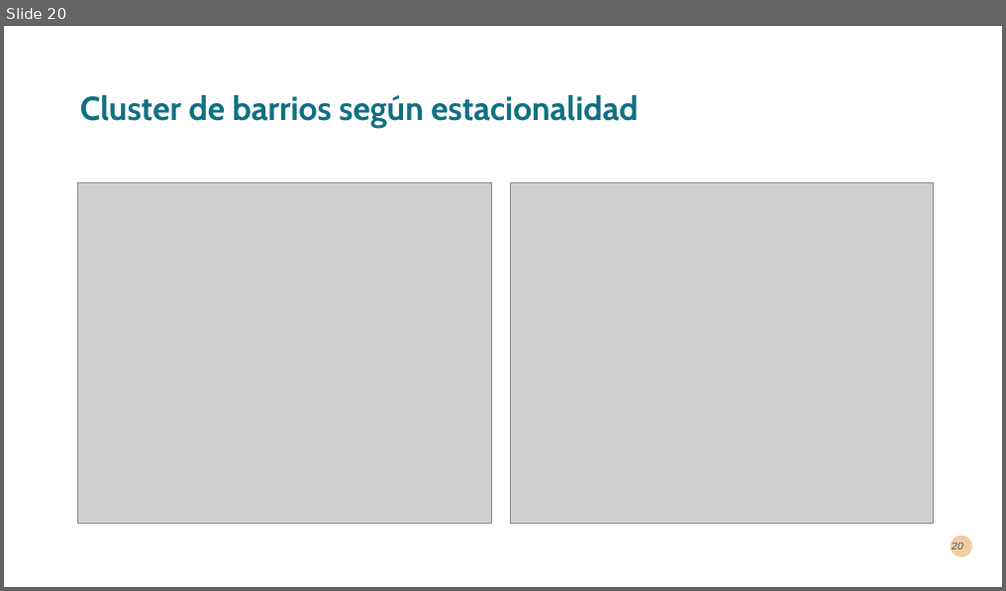
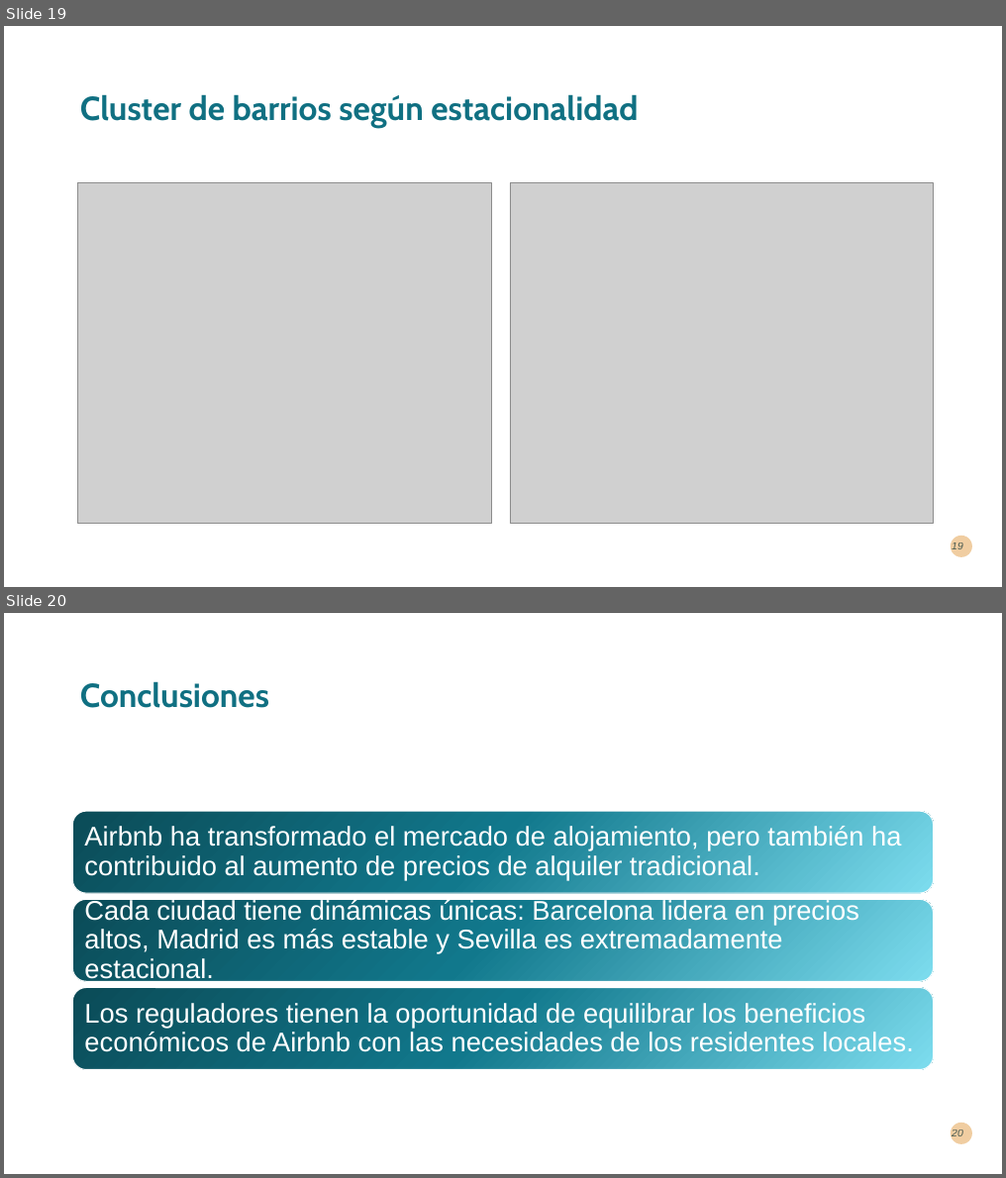
Before and after one commit to AlbrtttoTorres/EDA_Airbnb_Barcelona_Madrid_Sevilla, a slide deck: Presentación.pptx. Shown one above the other, each under a label of ours: slide 20 before the commit, slides 19 and 20 after it. The pictures are 1006x591 and 1006x1178 pixels, drawn with LibreOffice and Linux fonts; fonts in the diff are those of the drawing; grey boxes stand for pictures. Boxes give left, top, right and bottom in pixels: in the first picture for what was removed or moved away, otherwise in the second. Text is boxed around its words. In the diff, an @@ line names an element or a change of style, - is before the commit and + after.

```diff
--- a/Presentación.pptx
+++ b/Presentación.pptx
@@ slide 20 added at [4, 613, 1002, 1174], background #FFFFFF; not listed: 1 template element that a slide beside it also shows @@
@@ title added at [80, 681, 269, 708], 32 pt, text #107082, bold @@
+Conclusiones
@@ group added at [73, 811, 934, 1070]: 3 rounded rectangles, 3 texts @@
+Airbnb ha transformado el mercado de alojamiento, pero también ha contribuido al aumento de precios de alquiler tradicional.
+Cada ciudad tiene dinámicas únicas: Barcelona lidera en precios altos, Madrid es más estable y Sevilla es extremadamente estacional.
+Los reguladores tienen la oportunidad de equilibrar los beneficios económicos de Airbnb con las necesidades de los residentes locales.
@@ page number added at [951, 1130, 963, 1137], 10 pt, text #00292E at 70% opacity, italic @@
+20
@@ what was slide 20 is now slide 19 @@
@@ page number at [951, 543, 963, 550]: text changed @@
-20
+19
```
Also in this commit, not shown: 6 slides changed, 2 slides removed, 1 other file.
